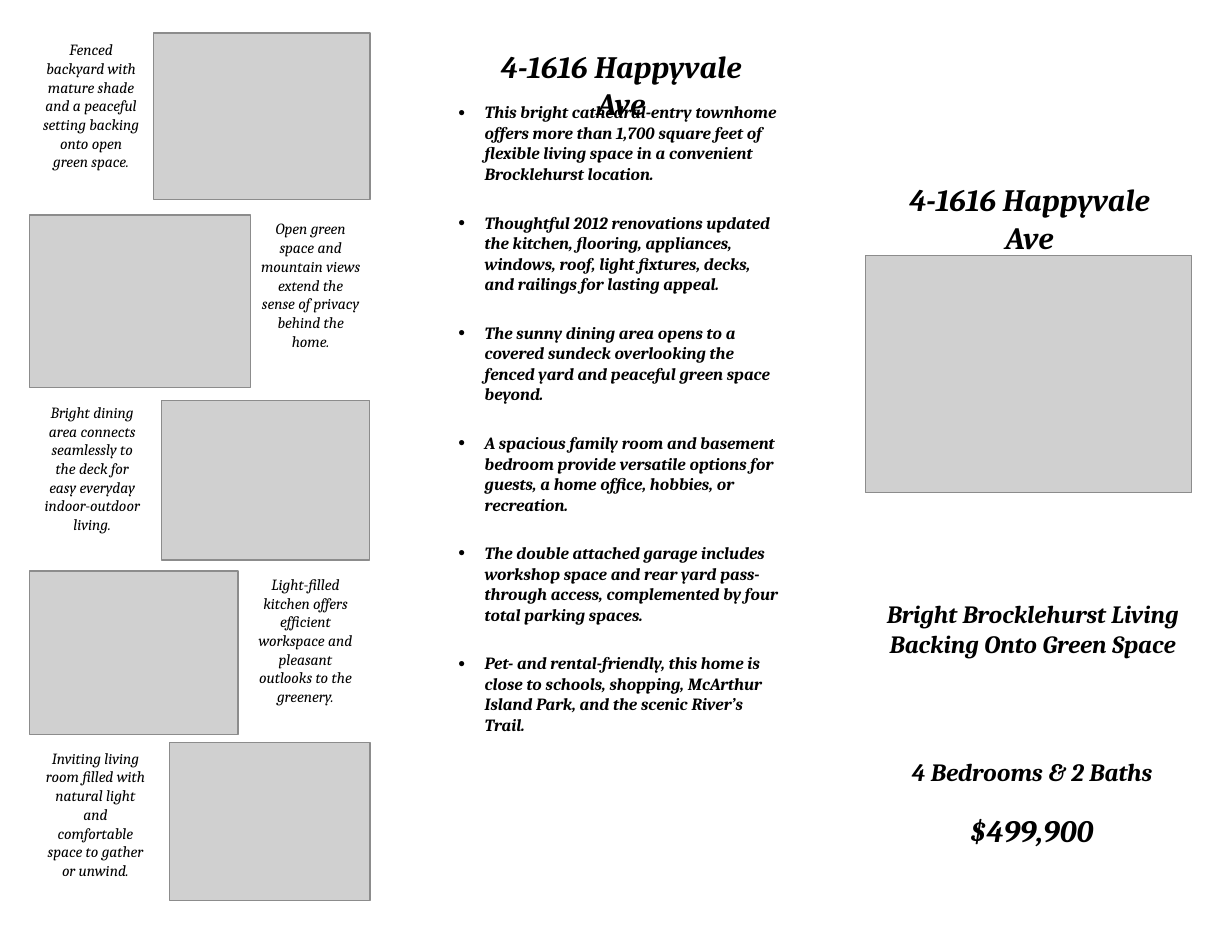
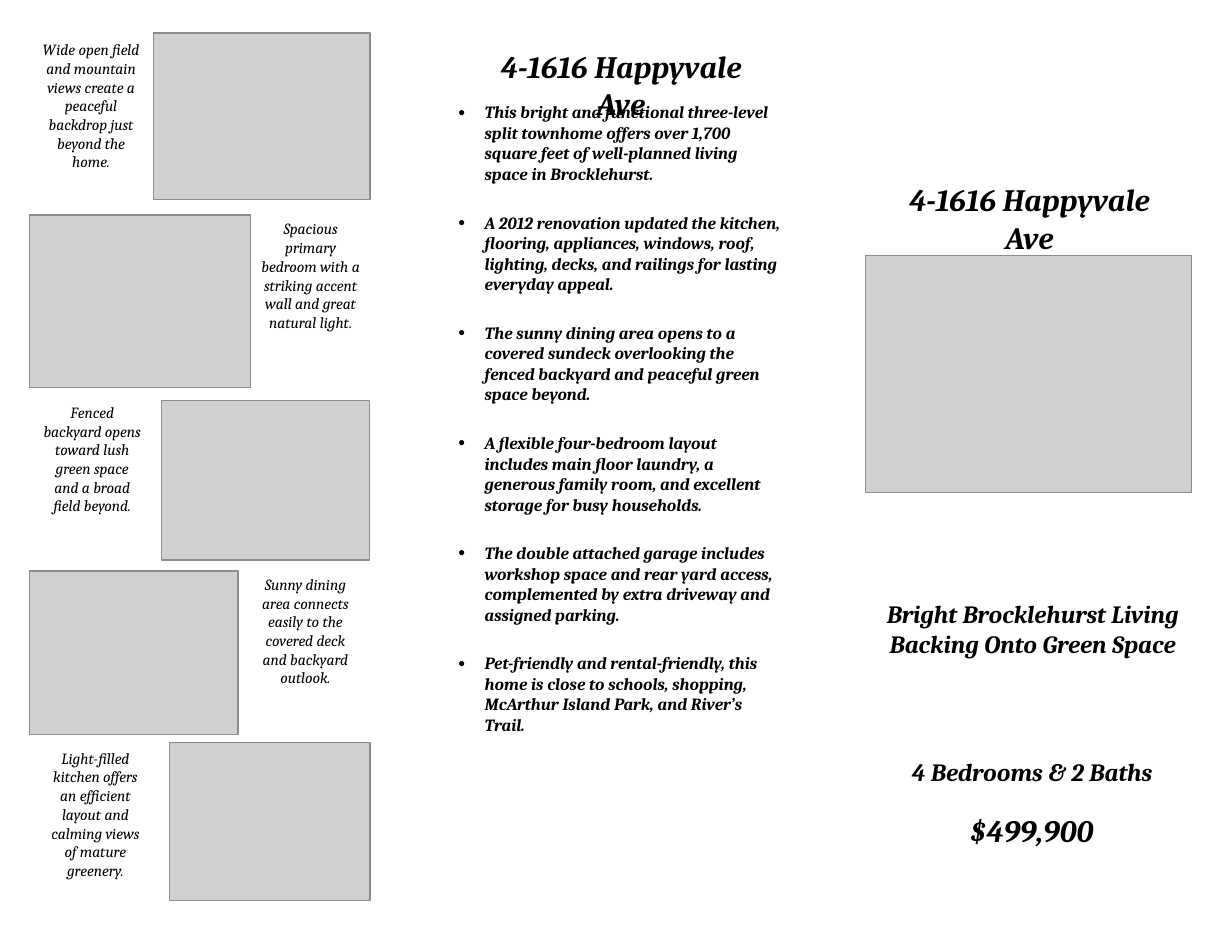
Before and after one commit to Shup04/Brochure-Agent, a slide deck: slide 1 of test_output.pptx. Drawn at 1232x952 pixels with LibreOffice and Linux fonts; fonts in the diff are those of the drawing; grey boxes stand for pictures; background and template pictures are left out. Boxes give left, top, right and bottom in pixels: in the first picture for what was removed or moved away, otherwise in the second. Text is boxed around its words. In the diff, an @@ line names an element or a change of style, - is before the commit and + after.

Commit message:
Fixed room block generation

```diff
--- a/test_output.pptx
+++ b/test_output.pptx
@@ text at [43,44,139,167]: text changed @@
-Fenced backyard with mature shade and a peaceful setting backing onto open green space.
+Wide open field and mountain views create a peaceful backdrop just beyond the home.
@@ text at [485,127,780,731]: text changed @@
-● This bright cathedral-entry townhome offers more than 1,700 square feet of flexible living space in a convenient Brocklehurst location.
-● Thoughtful 2012 renovations updated the kitchen, flooring, appliances, windows, roof, light fixtures, decks, and railings for lasting appeal.
-● The sunny dining area opens to a covered sundeck overlooking the fenced yard and peaceful green space beyond.
-● A spacious family room and basement bedroom provide versatile options for guests, a home office, hobbies, or recreation.
-● The double attached garage includes workshop space and rear yard pass-through access, complemented by four total parking spaces.
-● Pet- and rental-friendly, this home is close to schools, shopping, McArthur Island Park, and the scenic River’s Trail.
+● This bright and functional three-level split townhome offers over 1,700 square feet of well-planned living space in Brocklehurst.
+● A 2012 renovation updated the kitchen, flooring, appliances, windows, roof, lighting, decks, and railings for lasting everyday appeal.
+● The sunny dining area opens to a covered sundeck overlooking the fenced backyard and peaceful green space beyond.
+● A flexible four-bedroom layout includes main floor laundry, a generous family room, and excellent storage for busy households.
+● The double attached garage includes workshop space and rear yard access, complemented by extra driveway and assigned parking.
+● Pet-friendly and rental-friendly, this home is close to schools, shopping, McArthur Island Park, and River’s Trail.
@@ text at [261,223,360,332]: text changed @@
-Open green space and mountain views extend the sense of privacy behind the home.
+Spacious primary bedroom with a striking accent wall and great natural light.
@@ text at [44,407,141,515]: text changed @@
-Bright dining area connects seamlessly to the deck for easy everyday indoor-outdoor living.
+Fenced backyard opens toward lush green space and a broad field beyond.
@@ text at [262,579,349,683]: text changed @@
-Light-filled kitchen offers efficient workspace and pleasant outlooks to the greenery.
+Sunny dining area connects easily to the covered deck and backyard outlook.
@@ text at [51,753,140,880]: text changed @@
-Inviting living room filled with natural light and comfortable space to gather or unwind.
+Light-filled kitchen offers an efficient layout and calming views of mature greenery.
```
Also in this commit, not shown: 1 other slide changed, 3 other files.
